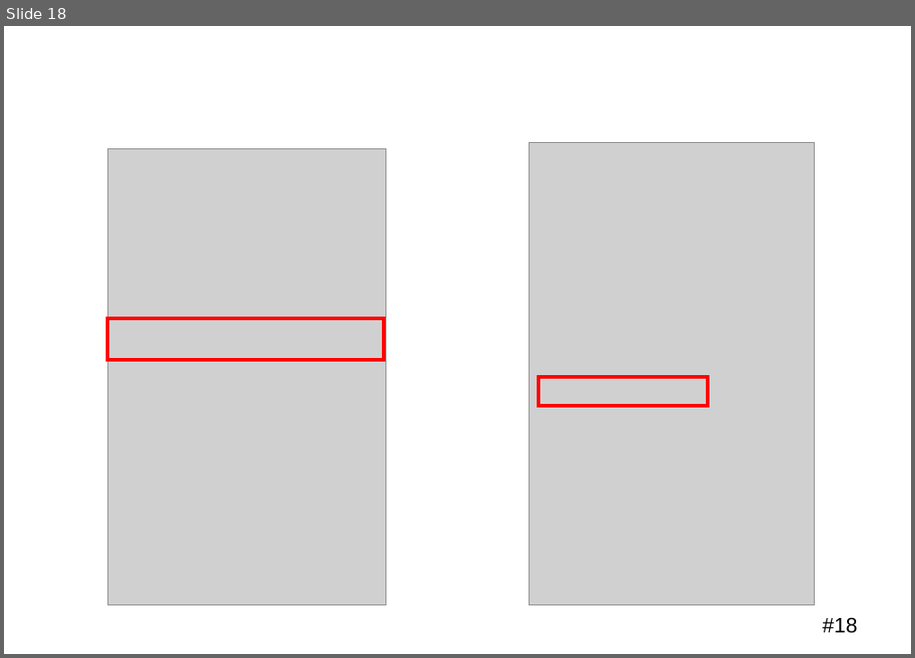
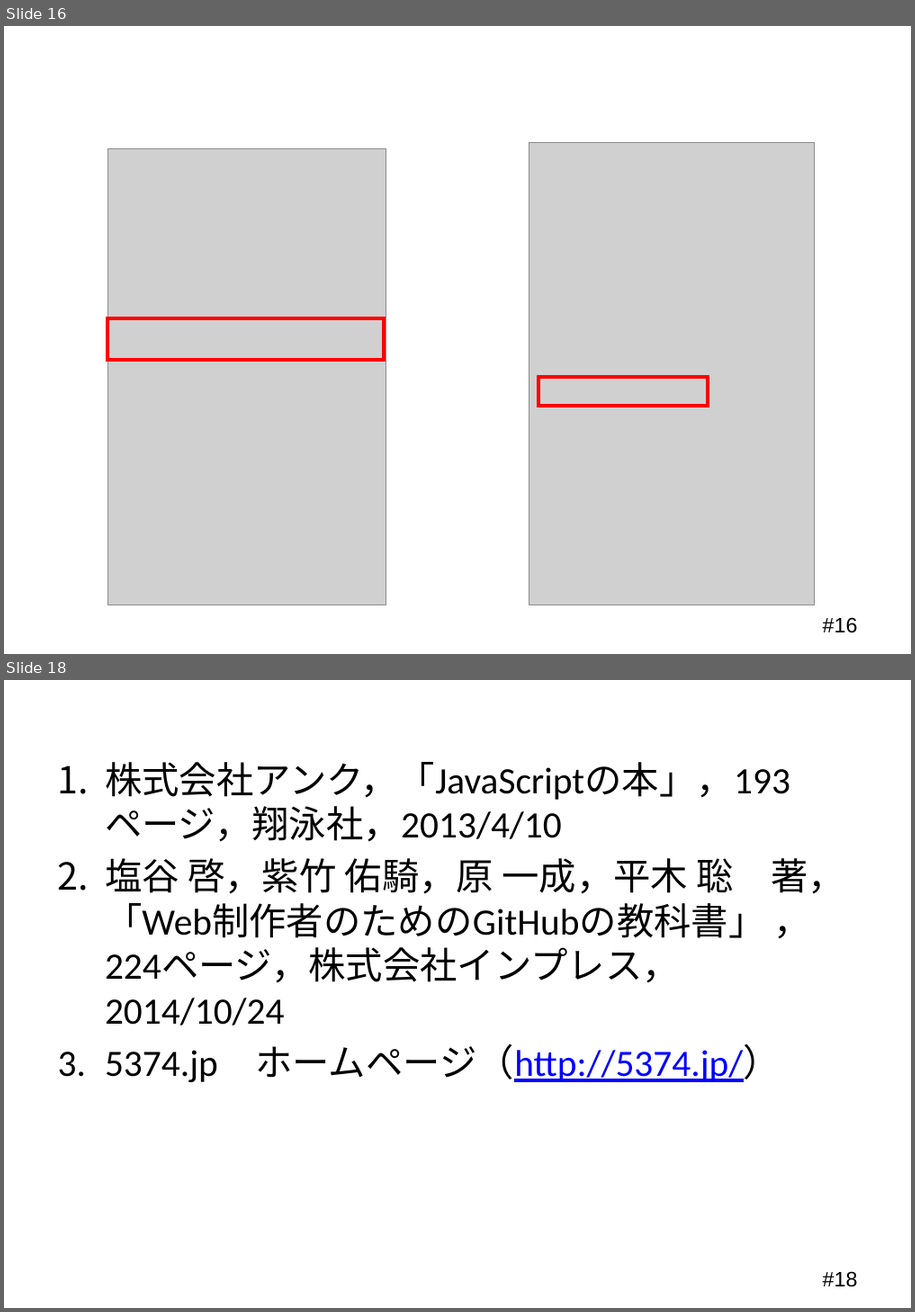
Before and after one commit to Mocchy2/graduation-thesis, a slide deck: 卒業論文 発表用スライド.pptx. Shown one above the other, each under a label of ours: slide 18 before the commit, slides 16 and 18 after it; the slides between them are not shown. The pictures are 915x658 and 915x1312 pixels, drawn with LibreOffice and Linux fonts; fonts in the diff are those of the drawing; grey boxes stand for pictures; background and template pictures are left out. Boxes give left, top, right and bottom in pixels: in the first picture for what was removed or moved away, otherwise in the second. Text is boxed around its words. In the diff, an @@ line names an element or a change of style, - is before the commit and + after.

Commit message:
参考文献の追加

```diff
--- a/卒業論文 発表用スライド.pptx
+++ b/卒業論文 発表用スライド.pptx
@@ slide 18 added at (4,680,911,1308), background #FFFFFF; not listed: 1 template element that a slide beside it also shows @@
@@ title added at (49,683,866,741), 36 pt, text #FFFFFF @@
+参考文献
@@ text added at (105,762,846,1082), 32 pt, text #000000 @@
+1. 株式会社アンク，「JavaScriptの本」，193ページ，翔泳社，2013/4/10
+2. 塩谷 啓，紫竹 佑騎，原 一成，平木 聡 著，「Web制作者のためのGitHubの教科書」 ，224ページ，株式会社インプレス，2014/10/24
+3. 5374.jp ホームページ（http://5374.jp/）
@@ what was slide 18 is now slide 16 @@
@@ page number at (823,617,858,634): text changed @@
-#18
+#16
```
Also in this commit, not shown: 1 other slide added, 4 slides removed.
